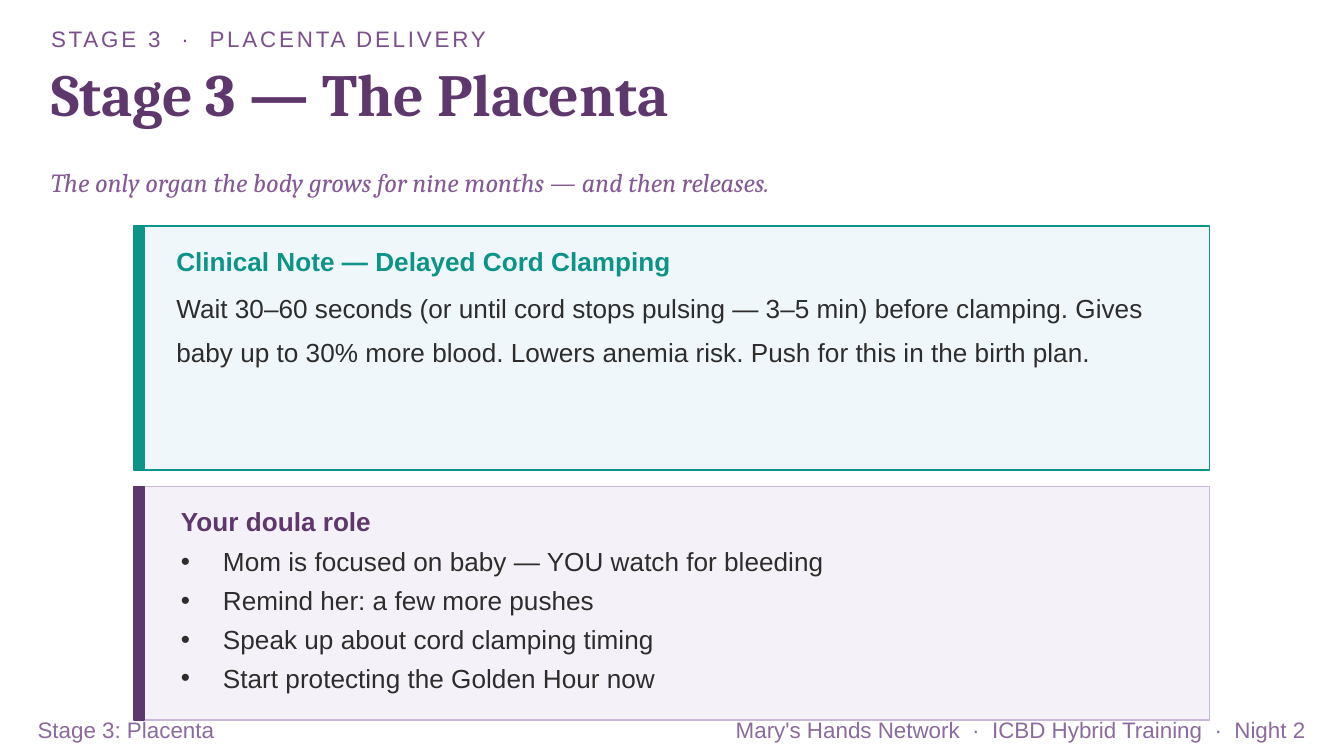
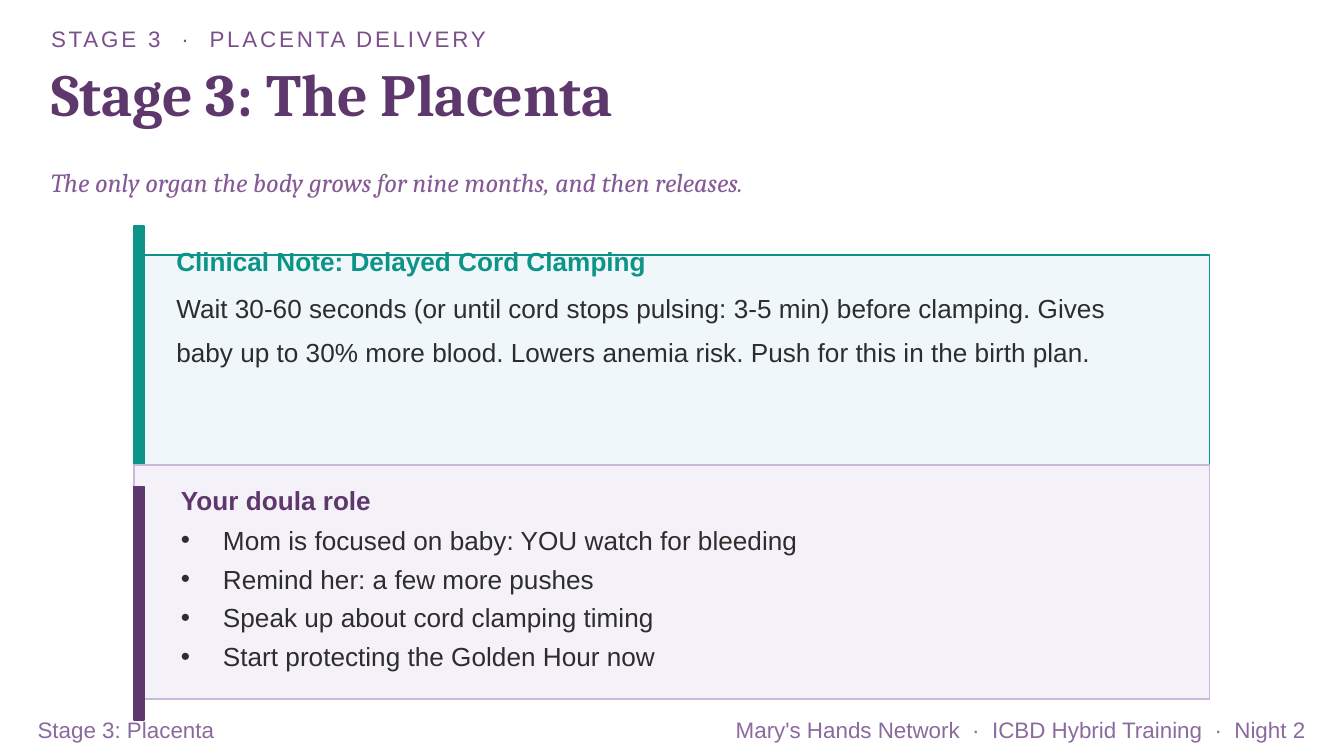
Before and after one commit to maryshandsnetwork-ai/MHNWebsiteTest, a slide deck: slide 15 of assets/training/mhn-icbd-night-2.pptx. Drawn at 1344x756 pixels with LibreOffice and Linux fonts; fonts in the diff are those of the drawing. Boxes give left, top, right and bottom in pixels: in the first picture for what was removed or moved away, otherwise in the second. Text is boxed around its words. In the diff, an @@ line names an element or a change of style, - is before the commit and + after.

```diff
--- a/assets/training/mhn-icbd-night-2.pptx
+++ b/assets/training/mhn-icbd-night-2.pptx
@@ text at (x1=148, y1=31, x2=368, y2=117): text changed @@
-Stage 3 — The Placenta
+Stage 3: The Placenta
@@ text at (x1=51, y1=174, x2=742, y2=198): text changed @@
-The only organ the body grows for nine months — and then releases.
+The only organ the body grows for nine months, and then releases.
@@ rectangle resized from (x1=134, y1=226, x2=1210, y2=470) to (x1=134, y1=255, x2=1210, y2=484) @@
@@ text at (x1=176, y1=252, x2=645, y2=277): text changed @@
-Clinical Note — Delayed Cord Clamping
+Clinical Note: Delayed Cord Clamping
@@ text at (x1=176, y1=299, x2=1105, y2=367): text changed @@
-Wait 30–60 seconds (or until cord stops pulsing — 3–5 min) before clamping. Gives baby up to 30% more blood. Lowers anemia risk. Push for this in the birth plan.
+Wait 30-60 seconds (or until cord stops pulsing: 3-5 min) before clamping. Gives baby up to 30% more blood. Lowers anemia risk. Push for this in the birth plan.
@@ 2 texts, 1 rectangle moved together from (x1=134, y1=487, x2=1210, y2=720) to (x1=134, y1=465, x2=1210, y2=699) @@
@@ text at (x1=223, y1=531, x2=797, y2=556): text changed @@
-• Mom is focused on baby — YOU watch for bleeding
+• Mom is focused on baby: YOU watch for bleeding
```
Also in this commit, not shown: 70 other slides changed, 1 other file.
